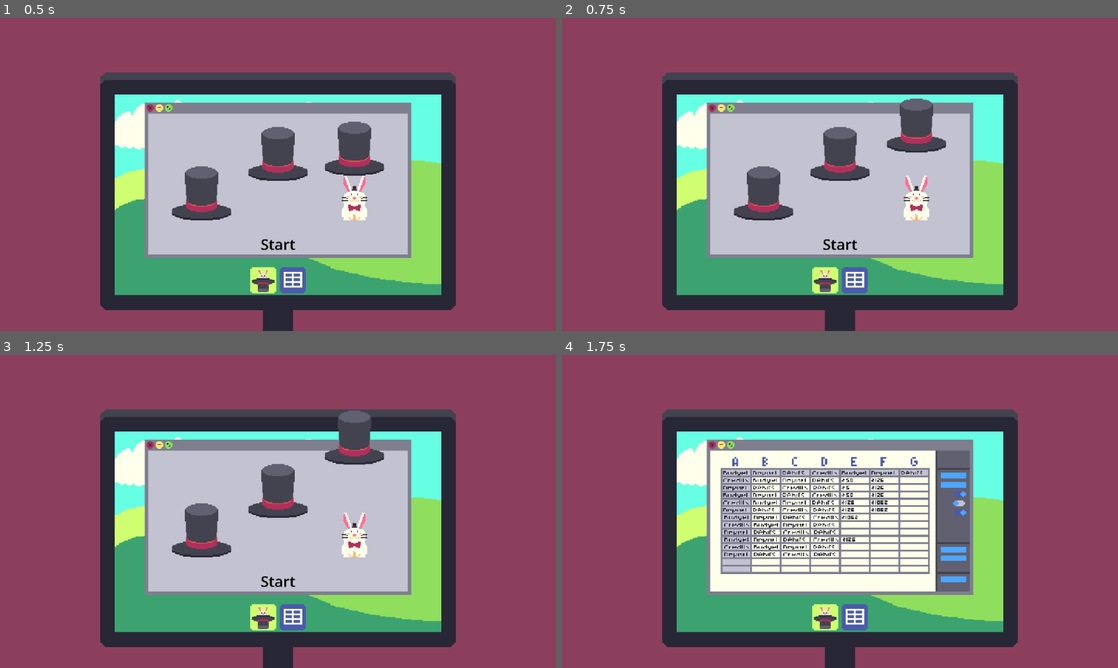
Above: before the commit, frames 1-4 (two rows, left to right).
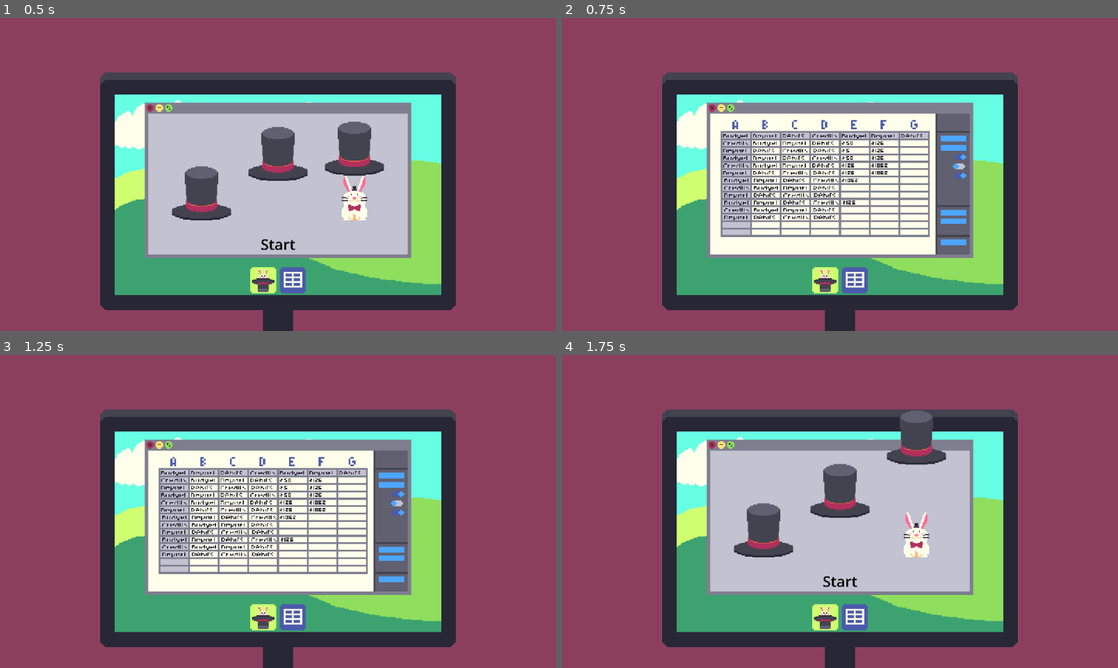
Above: after the commit, the same moments.

Repository: vazor222/MakersMartGameInADay2026PlayDontWork
Game: Godot game, scene res://magic.tscn
Same seed, same stepped clock (60 frames per second), same inputs: the game is played once before the commit and once after it.
Inputs (mouse positions are in pixels of both pictures, inside the frame that each line leads up to):
- Up to frame 1 (0.5 s): no input
- Up to frame 2 (0.75 s): move the mouse to (856, 280) at 0.52 s; click (856, 280) at 0.6 s
- Up to frame 3 (1.25 s): no input
- Up to frame 4 (1.75 s): move the mouse to (823, 617) at 1.27 s; click (823, 617) at 1.35 s

Frame 1 is identical in both runs. In frame 2, 19% of the frame differs, in the area x 26-74%, y 25-76%; in frame 3, 20%, in the area x 26-74%, y 17-76%; in frame 4, 20%.

Commit message:
fixed app icon buttons.

Diff:
--- a/MagicMiniGamePrototype/SheetAreaIcon.gd
+++ b/MagicMiniGamePrototype/SheetAreaIcon.gd
@@ -14,4 +14,4 @@
 func _on_input_event(viewport: Node, event: InputEvent, shape_idx: int):
 	if Input.is_action_just_pressed('mouse_click'):
 		print('clicked! GAME')
-		get_tree().get_first_node_in_group('magic_office').show_work()
+		get_tree().get_first_node_in_group('magic_office').show_game()
--- a/MagicMiniGamePrototype/WorkIconArea.gd
+++ b/MagicMiniGamePrototype/WorkIconArea.gd
@@ -14,4 +14,4 @@
 func _on_input_event(viewport: Node, event: InputEvent, shape_idx: int):
 	if Input.is_action_just_pressed('mouse_click'):
 		print('clicked! Work')
-		get_tree().get_first_node_in_group('magic_office').show_game()
+		get_tree().get_first_node_in_group('magic_office').show_work()
